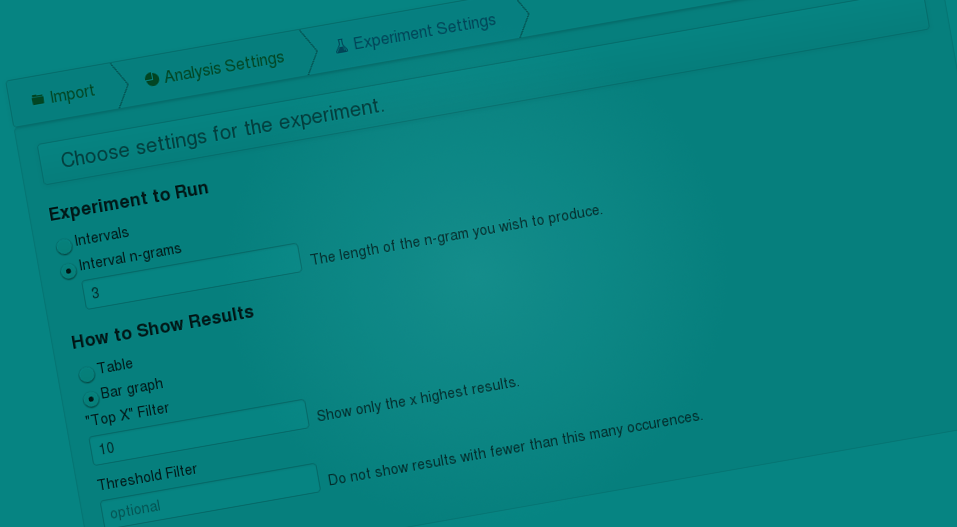
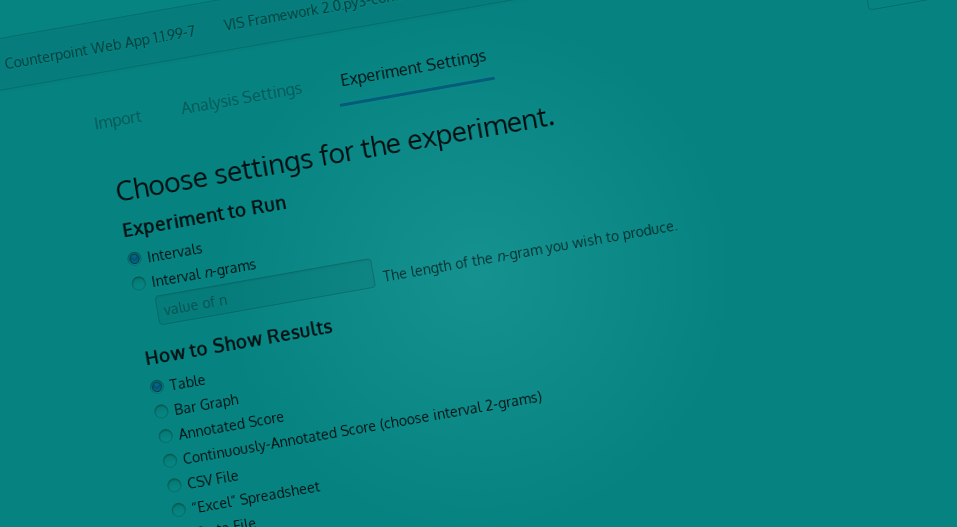
Layers edited between the first and the second (957, 527) image:
added layer "cwa_newlook" (multiply) above "cwa_screenshot-3.png" over (0, 0, 957, 527)
renamed "vwa_screenshot-3.png" to "cwa_screenshot-3.png", hid it over (0, 0, 957, 527)
